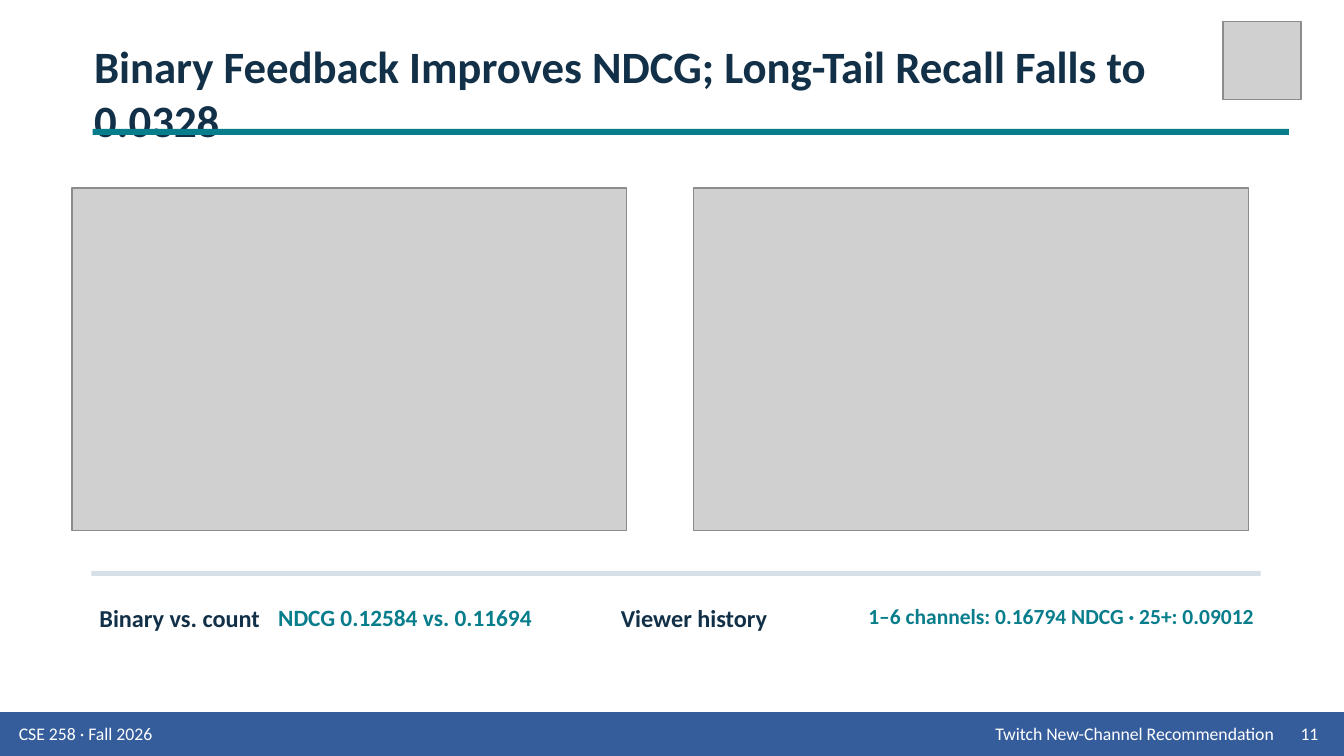
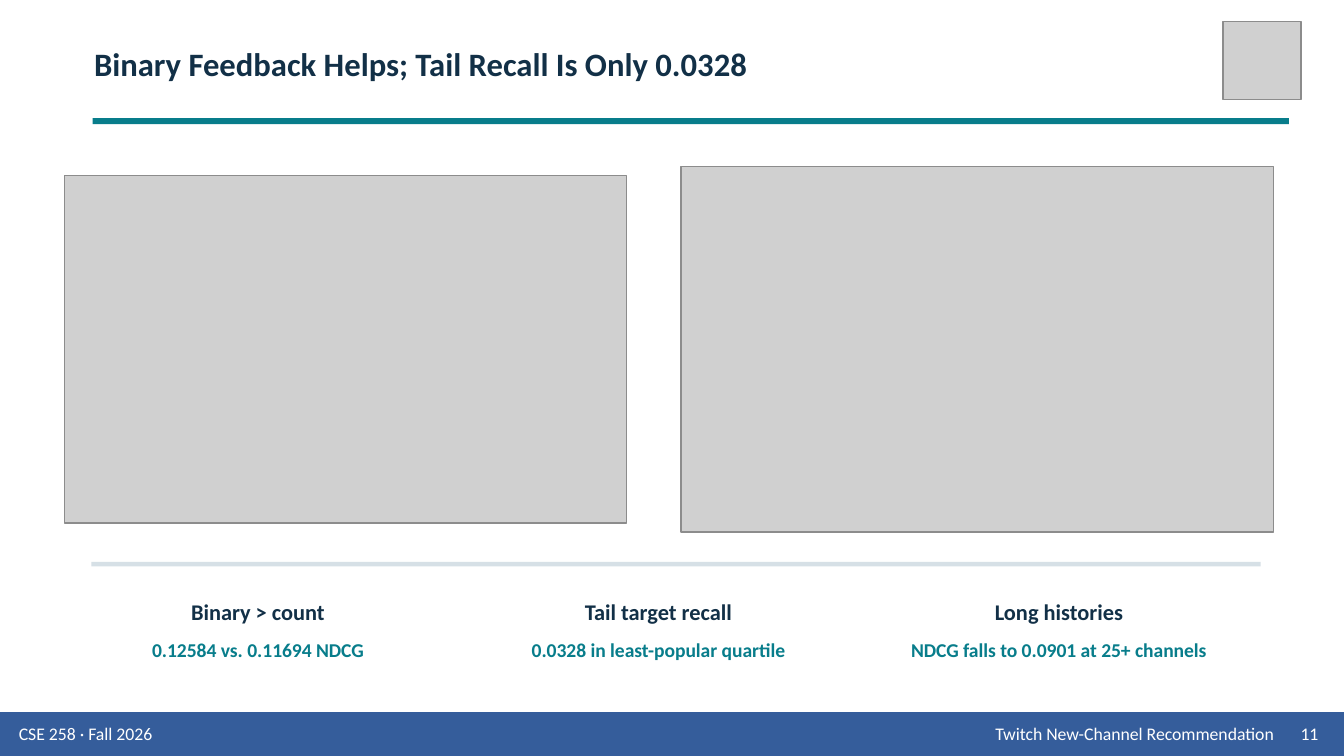
Before and after one commit to Wen-Chieh-Lo/You-know-who-did-God-did-, a slide deck: slide 11 of presentation/Group_9_Presentation_Twitch.pptx. Drawn at 1344x756 pixels with LibreOffice and Linux fonts; fonts in the diff are those of the drawing; grey boxes stand for pictures. Boxes give left, top, right and bottom in pixels: in the first picture for what was removed or moved away, otherwise in the second. Text is boxed around its words. In the diff, an @@ line names an element or a change of style, - is before the commit and + after.

```diff
--- a/presentation/Group_9_Presentation_Twitch.pptx
+++ b/presentation/Group_9_Presentation_Twitch.pptx
@@ text "Binary Feedback Helps; Tail Recall ..." at (94,53,746,81): vertical alignment top to middle @@
@@ text at (94,53,746,81): text changed; size 24 to 17.5 pt @@
-Binary Feedback Improves NDCG; Long-Tail Recall Falls to 0.0328
+Binary Feedback Helps; Tail Recall Is Only 0.0328
@@ rectangle: place and size @@
-rectangle at (93,129,1289,134)
+rectangle at (93,118,1289,124)
@@ picture: place and size @@
-picture at (73,188,628,531)
+picture at (65,176,626,523)
@@ picture: place and size @@
-picture at (694,188,1249,531)
+picture at (681,167,1274,532)
@@ rectangle: place and size @@
-rectangle at (91,571,1261,577)
+rectangle at (91,562,1261,567)
@@ text at (191,604,325,624): text changed; size 13 to 12 pt @@
-Binary vs. count
+Binary > count
@@ text at (585,604,732,624): text changed; size 13 to 12 pt @@
-Viewer history
+Tail target recall
@@ text added at (995,604,1123,624), 12 pt, text #123047, bold @@
+Long histories
@@ text at (152,643,364,657): text changed; size 12.5 to 10.5 pt @@
-NDCG 0.12584 vs. 0.11694
+0.12584 vs. 0.11694 NDCG
@@ text at (532,643,785,660): text changed; size 11.5 to 10.5 pt @@
-1–6 channels: 0.16794 NDCG · 25+: 0.09012
+0.0328 in least-popular quartile
@@ text added at (911,643,1206,657), 10.5 pt, text #087D8B, bold @@
+NDCG falls to 0.0901 at 25+ channels
```
Also in this commit, not shown: 13 other slides changed, 1 slide added, 1 slide removed, 2 other files.
